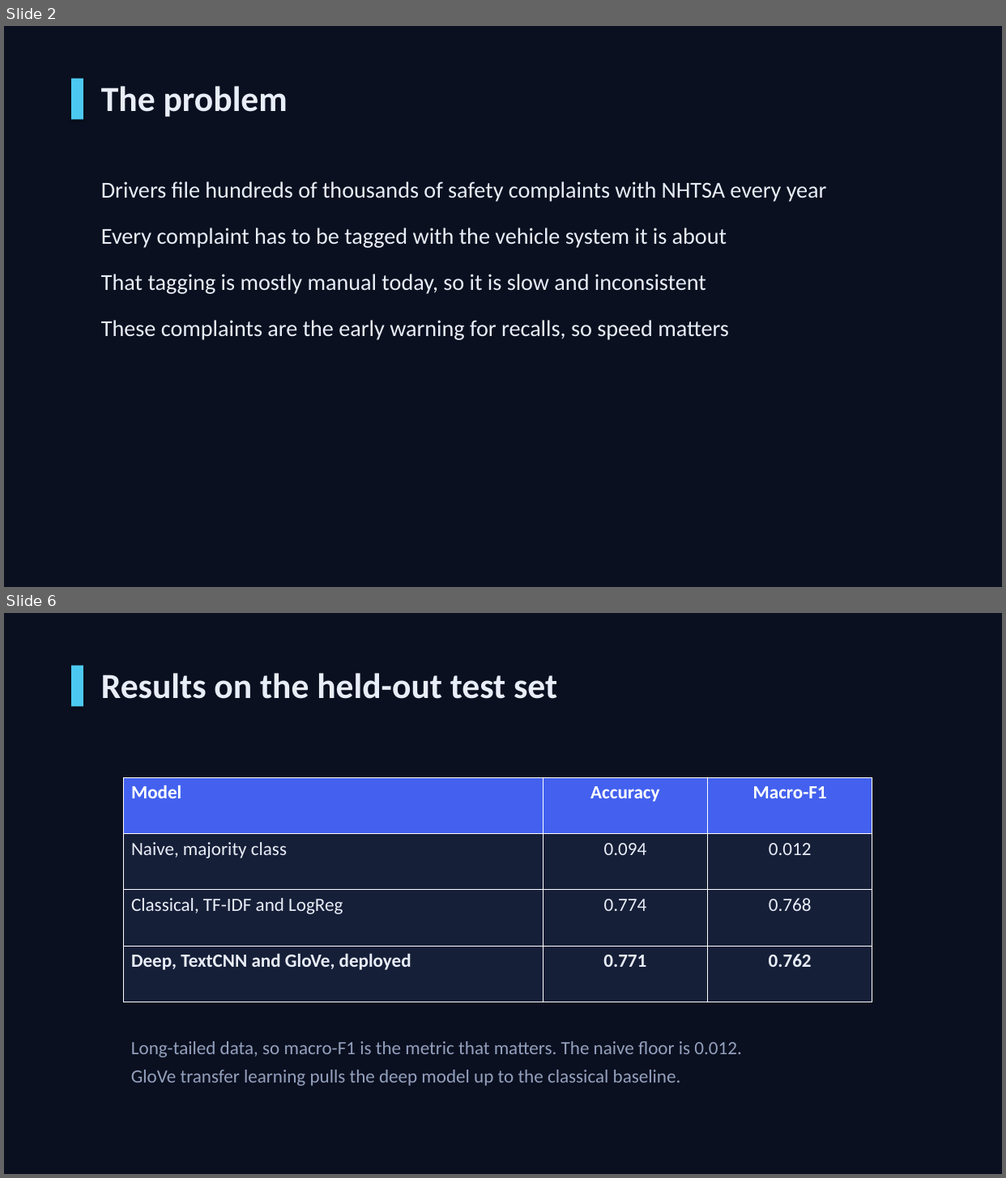
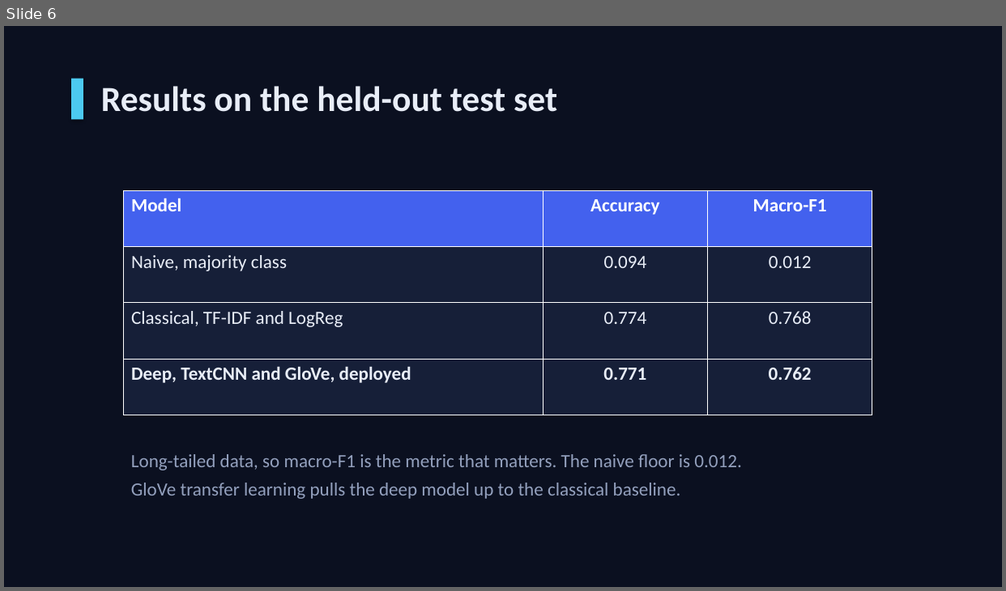
Before and after one commit to hanfuzhao/autotriage-ai, a slide deck: PITCH.pptx. Shown one above the other, each under a label of ours: slides 2 and 6 before the commit, slide 6 after it; the slides between them are not shown. The pictures are 1006x1178 and 1006x591 pixels, drawn with LibreOffice and Linux fonts; fonts in the diff are those of the drawing. Boxes give left, top, right and bottom in pixels: in the first picture for what was removed or moved away, otherwise in the second. Text is boxed around its words. In the diff, an @@ line names an element or a change of style, - is before the commit and + after.

Commit message:
story: reframe as an owner-facing 'is my car dangerous' safety check across app, report, pitch, and deck

```diff
--- a/PITCH.pptx
+++ b/PITCH.pptx
@@ slide 2 removed at (x1=4, y1=26, x2=1002, y2=587), background #0B1020 @@
@@ rectangle removed at (x1=71, y1=79, x2=83, y2=120) @@
@@ text removed at (x1=101, y1=86, x2=288, y2=117) @@
-The problem
@@ text removed at (x1=101, y1=182, x2=827, y2=340) @@
-Drivers file hundreds of thousands of safety complaints with NHTSA every year
-Every complaint has to be tagged with the vehicle system it is about
-That tagging is mostly manual today, so it is slow and inconsistent
-These complaints are the early warning for recalls, so speed matters
```
Also in this commit, not shown: 6 slides changed, 1 slide added, 8 other files.
